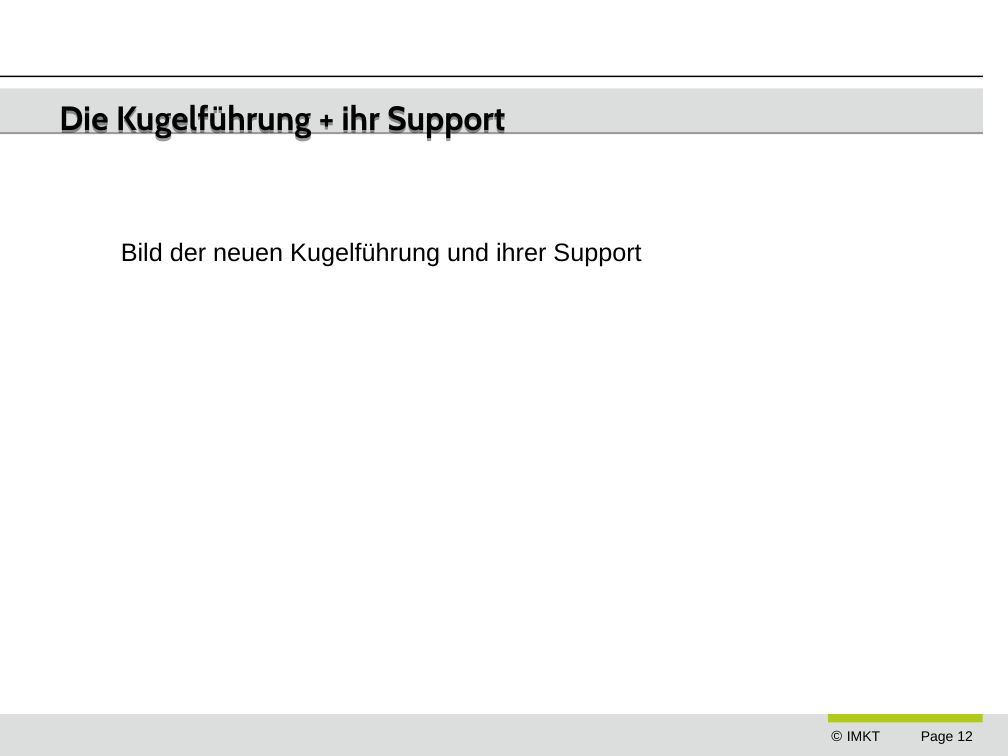
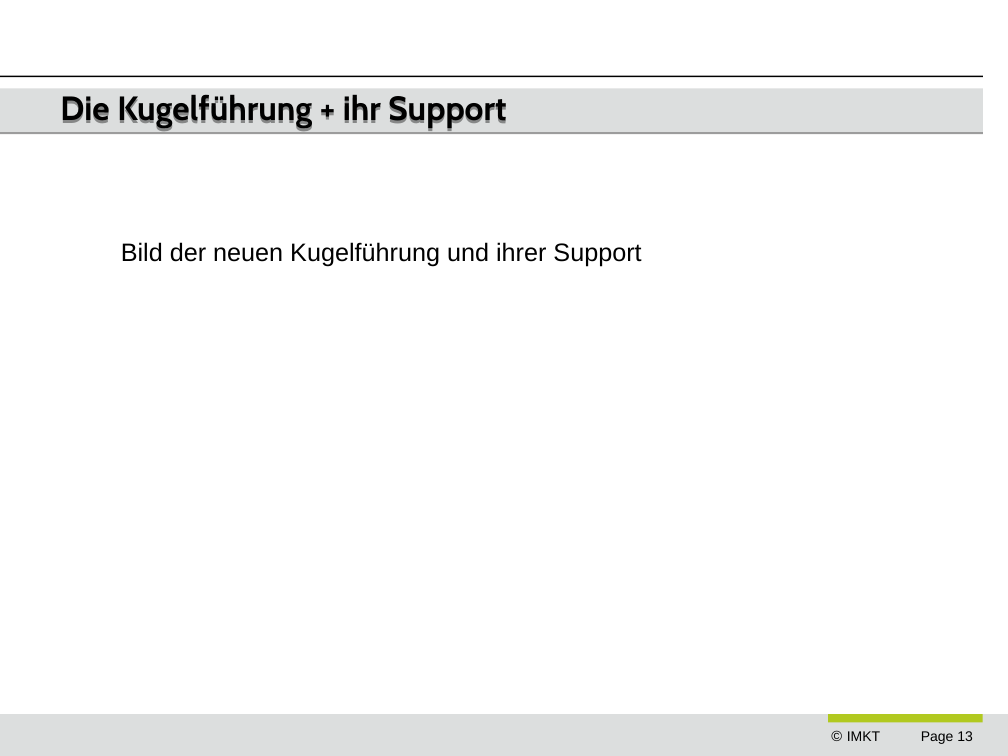
Before and after one commit to ngocminhdao88/dao_masterarbeit, a slide deck: slide 13 of presentations/dao_end_prezi.odp (slide 12 before the commit). Drawn at 1008x756 pixels with LibreOffice and Linux fonts; fonts in the diff are those of the drawing; background and template pictures are left out. Boxes give left, top, right and bottom in pixels: in the first picture for what was removed or moved away, otherwise in the second. Text is boxed around its words. In the diff, an @@ line names an element or a change of style, - is before the commit and + after.

```diff
--- a/presentations/dao_end_prezi.odp
+++ b/presentations/dao_end_prezi.odp
@@ title "Die Kugelführung + ihr Support": place and size @@
-title "Die Kugelführung + ihr Support" at <box>59,105,505,141</box>
+title "Die Kugelführung + ihr Support" at <box>60,95,506,131</box>
@@ page number at <box>921,731,973,744</box>: text changed @@
-Page 12
+Page 13
```
Also in this commit, not shown: 17 other slides changed, 4 slides added, 2 slides removed, 3 other files.
